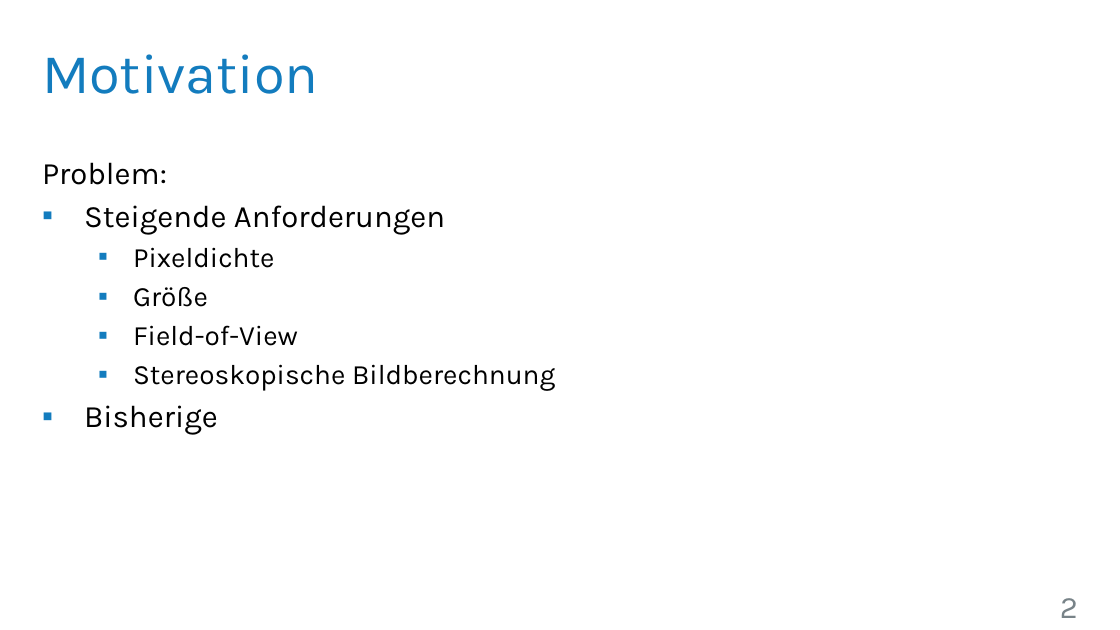
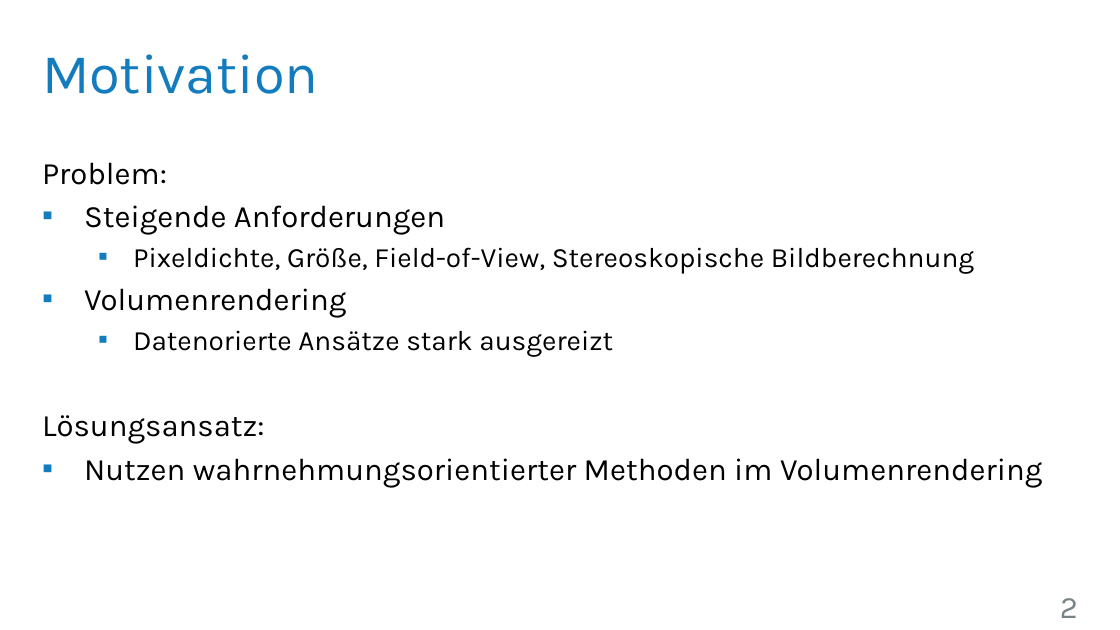
Before and after one commit to UniStuttgart-VISUS/FoveatedVolumeRendering, a slide deck: slide 2 of Dokumente/Vortrag/Wahrnehmungsorientiertes_Volumen-Rendering.pptx. Drawn at 1120x630 pixels with LibreOffice and Linux fonts; fonts in the diff are those of the drawing; background and template pictures are left out. Boxes give left, top, right and bottom in pixels: in the first picture for what was removed or moved away, otherwise in the second. Text is boxed around its words. In the diff, an @@ line names an element or a change of style, - is before the commit and + after.

Commit message:
Vortrag: Motivation.

```diff
--- a/Dokumente/Vortrag/Wahrnehmungsorientiertes_Volumen-Rendering.pptx
+++ b/Dokumente/Vortrag/Wahrnehmungsorientiertes_Volumen-Rendering.pptx
@@ text at [42,247,1042,488]: text changed @@
-  ▪ Pixeldichte
-  ▪ Größe
-  ▪ Field-of-View
-  ▪ Stereoskopische Bildberechnung
-▪ Bisherige
+  ▪ Pixeldichte, Größe, Field-of-View, Stereoskopische Bildberechnung
+▪ Volumenrendering
+  ▪ Datenorierte Ansätze stark ausgereizt
+Lösungsansatz:
+▪ Nutzen wahrnehmungsorientierter Methoden im Volumenrendering
```
